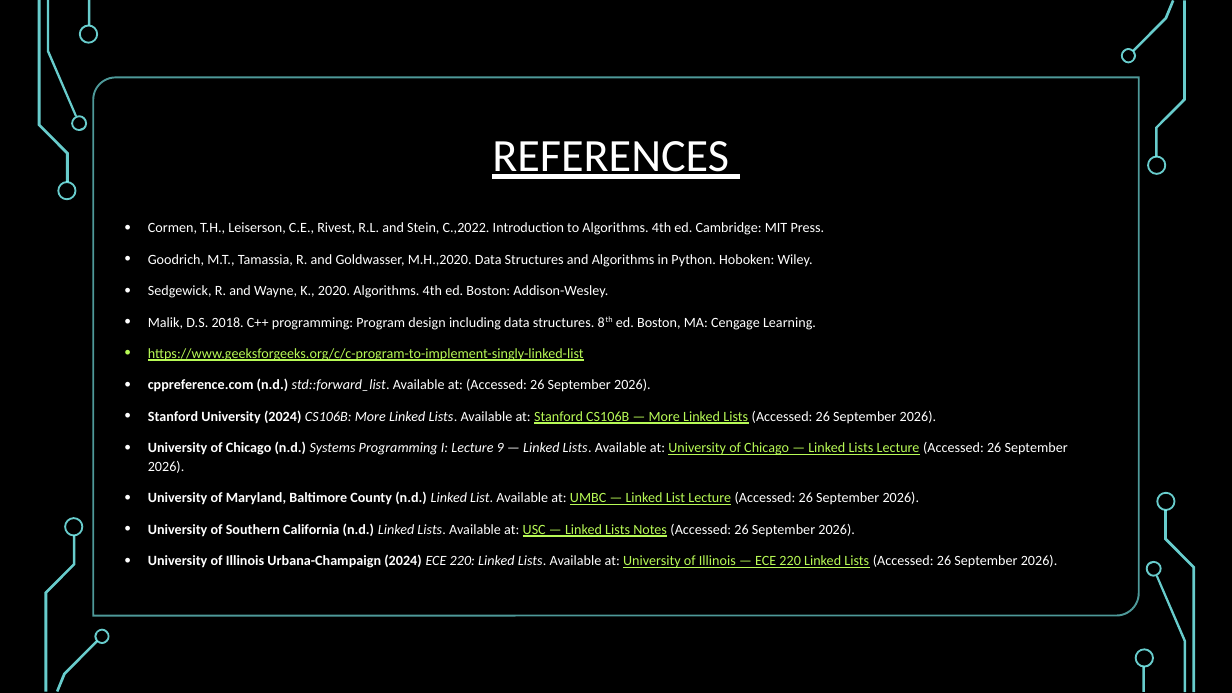
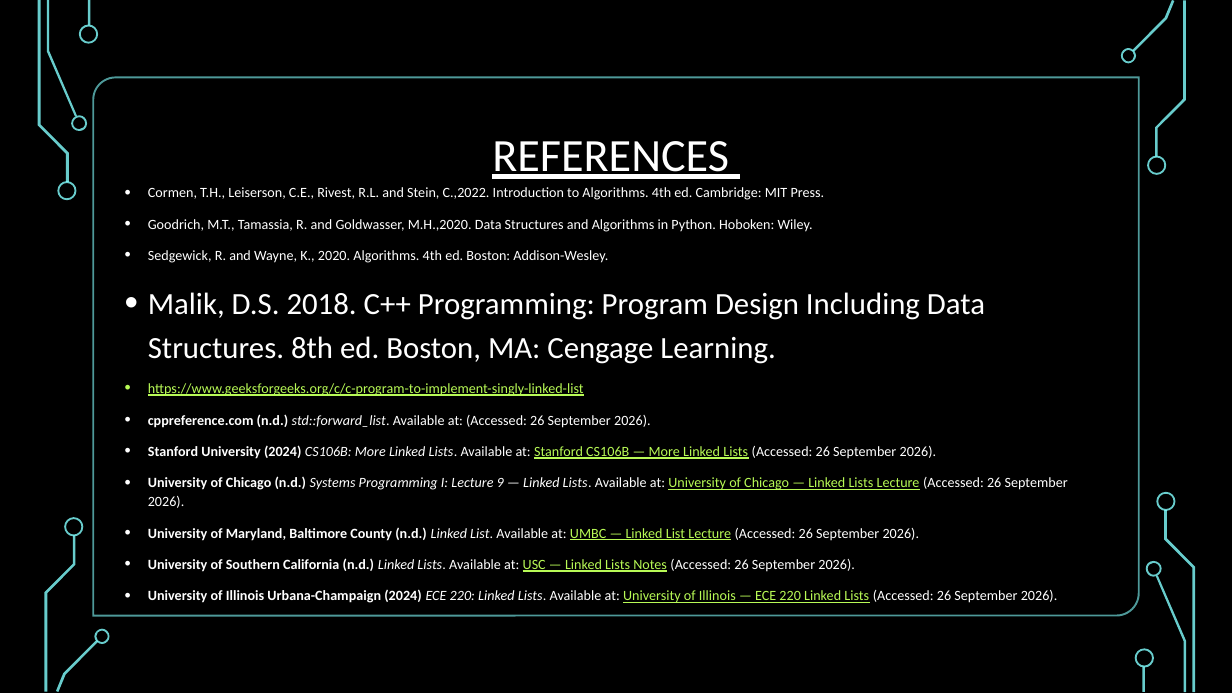
Before and after one commit to Reaobaka56/web-based-c-compiler, a slide deck: slide 13 of NullEntity (Linked Lists-Insertion and Deletion).pptx. Drawn at 1232x693 pixels with LibreOffice and Linux fonts; fonts in the diff are those of the drawing; background and template pictures are left out. Boxes give left, top, right and bottom in pixels: in the first picture for what was removed or moved away, otherwise in the second. Text is boxed around its words. In the diff, an @@ line names an element or a change of style, - is before the commit and + after.

```diff
--- a/NullEntity (Linked Lists-Insertion and Deletion).pptx
+++ b/NullEntity (Linked Lists-Insertion and Deletion).pptx
@@ text at box(148, 292, 985, 364): text changed; size 11 to 24 pt @@
-• Malik, D.S. 2018. C++ programming: Program design including data structures. 8th ed. Boston, MA: Cengage Learning.
+• Malik, D.S. 2018. C++ Programming: Program Design Including Data Structures. 8th ed. Boston, MA: Cengage Learning.
```
Also in this commit, not shown: 2 other slides changed.
